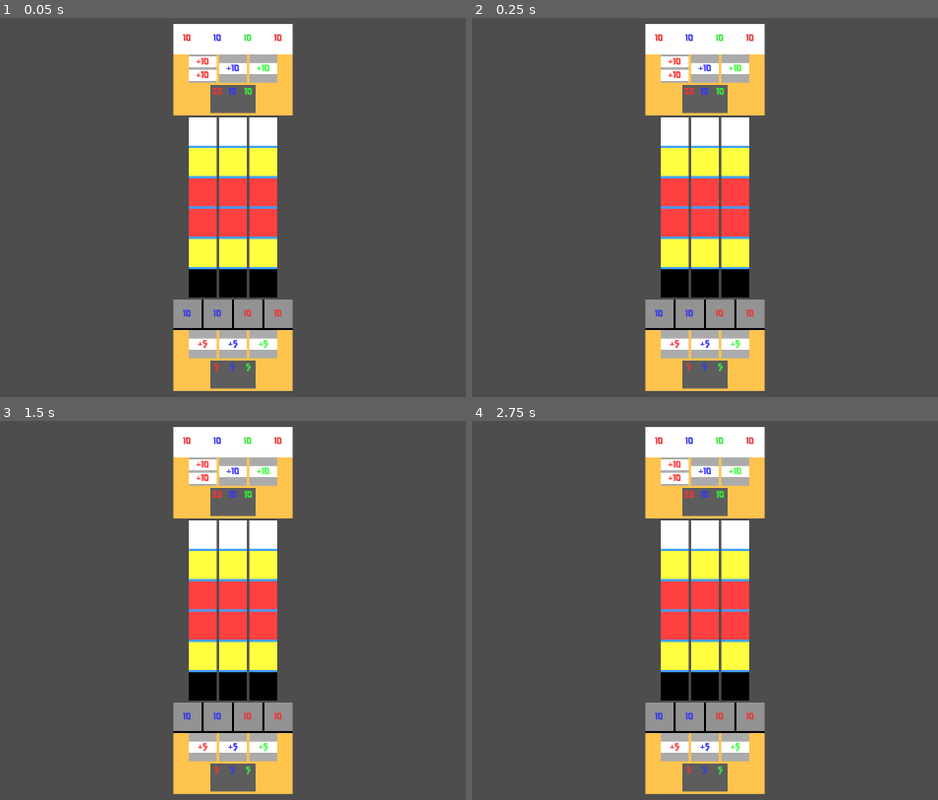
Above: before the commit, frames 1-4 (two rows, left to right).
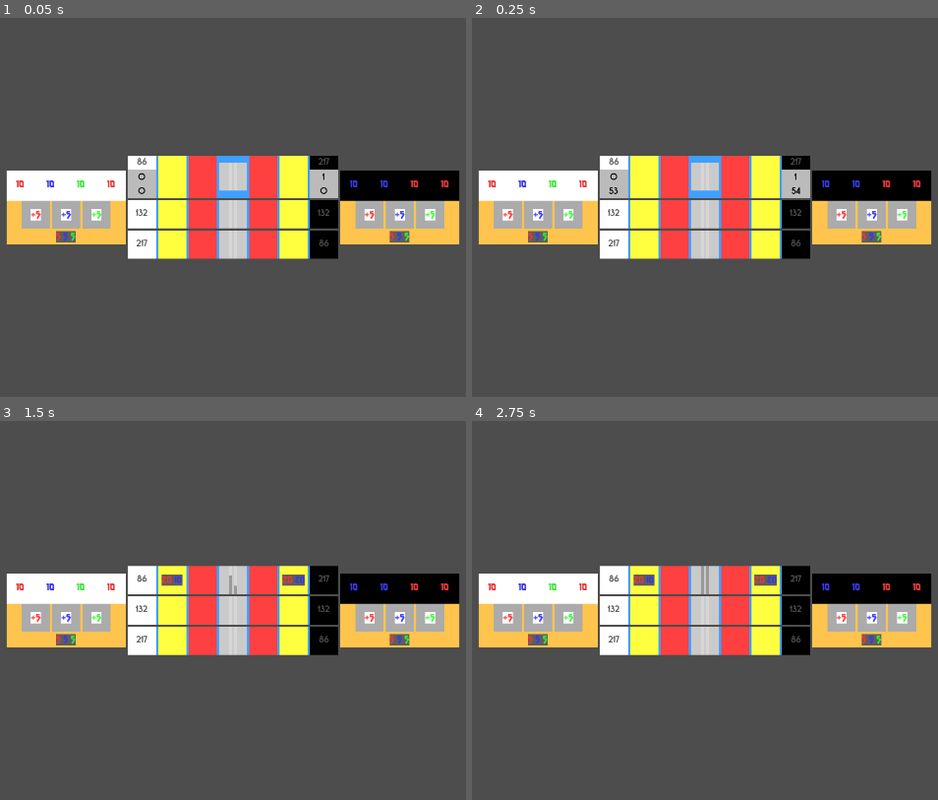
Above: after the commit, the same moments.

Repository: Pe3Hu/kura
Game: Godot game, scene res://scene/0/game.tscn
Two runs of this game, one before a commit and one after it. Both use one fixed random seed, a clock stepped at 60 frames per second and the inputs below.
Inputs:
- Up to frame 1 (0.05 s): no input
- Up to frame 2 (0.25 s): no input
- Up to frame 3 (1.5 s): tap Enter at 0.5 s; tap Space at 0.77 s
- Up to frame 4 (2.75 s): tap Space at 1.52, 2 s

The runs differ from the first frame. In frame 1, 35% of the frame differs, in the area x 1-99%, y 1-99%; in frame 2, 35%; in frame 3, 34%; in frame 4, 34%.

Commit message:
update version 0.0031
1. Rope, Influence, Travaler scenes added
2. Travaler move func added
2. Servant subdue func added

Diff:
--- a/scene/0/game.gd
+++ b/scene/0/game.gd
@@ -9,7 +9,9 @@
 	Global.node.arena = Global.scene.arena.instantiate()
 	Global.node.game.get_node("Layer0").add_child(Global.node.arena)
 
-	Global.node.arena.altars.front().select_cards()
+	for altar in Global.node.arena.altars:
+		altar.select_cards()
+		altar.create_servant()
 	pass
 
 
--- a/scene/2/altar.gd
+++ b/scene/2/altar.gd
@@ -13,6 +13,29 @@
 	for card in library.present.get_children():
 		forge.use_card(card)
 
+
+func create_servant() -> void:
+	var servant = forge.prototype.get_copy()
+	servant.altar = self
+	servant.purpose = "obedience"
+	servant.index = Global.num.index.servant
+	Global.num.index.servant += 1
+	var traveler = Global.scene.traveler.instantiate()
+	var path = choose_path()
+	path.travelers.add_child(traveler)
+	traveler.path = path
+	traveler.servant = servant
+	traveler.index.text = str(servant.index)
+	traveler.milestone.text = str(0)
+	forge.set_default_slots()
+
+
+func choose_path() -> MarginContainer:
+	var pillar = arena.pillars.get_child(0)
+	var path = pillar.paths[self]
+	return path
+
+
 func update_color_based_on_lord() -> void:
 	var max_h = 360.0
 	var s = 0
--- a/scene/2/arena.gd
+++ b/scene/2/arena.gd
@@ -1,8 +1,9 @@
 extends MarginContainer
 
 
-@onready var vbox = $VBox
-@onready var pillars = $VBox/Pillars
+@onready var vbox = $HBox
+@onready var pillars = $HBox/Pillars
+@onready var timer = $Timer
 
 var altars = []
 
@@ -10,6 +11,8 @@
 func _ready() -> void:
 	init_pillars()
 	init_altars()
+	set_path_lengths()
+	update_pillars()
 
 
 func init_pillars() -> void:
@@ -57,3 +60,68 @@
 		pillar.set_pillar_side(altar)
 
 	altar.update_color_based_on_lord()
+
+
+func set_path_lengths() -> void:
+	var arrangement = "one off center"
+	var a = 100
+	var h = a * sqrt(3) / 2
+	var centers = {}
+
+	for _i in pillars.get_child_count():
+		var pillar = pillars.get_child(_i)
+		var x = a * (_i - pillars.get_child_count() / 2)
+		var dot = Vector2(x, 0)
+
+		for _j in altars.size():
+			var altar = altars[_j]
+			var center = Vector2(0, h)
+
+			if _j == 0:
+				center *= -1
+
+			match arrangement:
+				"one off center":
+					if _j == 0:
+						center.x -= a
+					else:
+						center.x += a
+
+			var path = pillar.paths[altar]
+			var length = floor(dot.distance_to(center))
+			path.length.text = str(length)
+
+
+func update_pillars() -> void:
+	for pillar in pillars.get_children():
+		match pillar.type:
+			"tug of war":
+				pillar.add_rope()
+
+
+func _at_end_of_round() -> void:
+	move_travelers()
+	promote_obedience()
+	promote_dominance()
+
+
+func move_travelers() -> void:
+	for pillar in pillars.get_children():
+		for altar in pillar.paths:
+			var path = pillar.paths[altar]
+
+			for _i in range(path.travelers.get_child_count()-1, -1, -1):
+				var traveler = path.travelers.get_child(_i)
+				traveler.move()
+
+
+func promote_obedience() -> void:
+	for pillar in pillars.get_children():
+		if pillar.rope != null:
+			for altar in pillar.obediences:
+				for servant in pillar.obediences[altar].servants.get_children():
+					servant.subdue()
+
+
+func promote_dominance() -> void:
+	pass
--- a/scene/2/arena.tscn
+++ b/scene/2/arena.tscn
@@ -22,10 +22,16 @@
 layout_mode = 2
 color = Color(1, 0.278431, 0.278431, 1)
 
-[node name="VBox" type="VBoxContainer" parent="."]
+[node name="HBox" type="HBoxContainer" parent="."]
 layout_mode = 2
 alignment = 1
 
-[node name="Pillars" type="HBoxContainer" parent="VBox"]
+[node name="Pillars" type="VBoxContainer" parent="HBox"]
 layout_mode = 2
 alignment = 1
+
+[node name="Timer" type="Timer" parent="."]
+wait_time = 0.2
+autostart = true
+
+[connection signal="timeout" from="Timer" to="." method="_at_end_of_round"]
--- /dev/null
+++ b/scene/2/influence.gd
@@ -0,0 +1,14 @@
+extends MarginContainer
+
+
+@onready var progress = $ProgressBar
+
+var altar = null
+var pillar = null
+
+
+func add_influence(value_: int) -> void:
+	progress.value += value_
+
+	if progress.value > progress.max_value:
+		progress.value = progress.max_value
--- /dev/null
+++ b/scene/2/influence.tscn
@@ -0,0 +1,35 @@
+[gd_scene load_steps=4 format=3 uid="uid://dneyfaddlwp24"]
+
+[ext_resource type="Script" path="res://scene/2/influence.gd" id="1_ar301"]
+
+[sub_resource type="StyleBoxFlat" id="StyleBoxFlat_xn015"]
+bg_color = Color(0.839216, 0.839216, 0.839216, 1)
+
+[sub_resource type="StyleBoxFlat" id="StyleBoxFlat_dur1o"]
+
+[node name="Influence" type="MarginContainer"]
+custom_minimum_size = Vector2(5, 5)
+anchors_preset = 8
+anchor_left = 0.5
+anchor_top = 0.5
+anchor_right = 0.5
+anchor_bottom = 0.5
+offset_left = -25.0
+offset_top = -25.0
+offset_right = 25.0
+offset_bottom = 25.0
+grow_horizontal = 2
+grow_vertical = 2
+script = ExtResource("1_ar301")
+
+[node name="BG" type="ColorRect" parent="."]
+layout_mode = 2
+
+[node name="ProgressBar" type="ProgressBar" parent="."]
+layout_mode = 2
+size_flags_vertical = 1
+theme_override_styles/background = SubResource("StyleBoxFlat_xn015")
+theme_override_styles/fill = SubResource("StyleBoxFlat_dur1o")
+step = 1.0
+fill_mode = 3
+show_percentage = false
--- a/scene/2/path.gd
+++ b/scene/2/path.gd
@@ -2,6 +2,8 @@
 
 
 @onready var bg = $BG
+@onready var length = $VBox/Length
+@onready var travelers = $VBox/Travelers
 
 
 var pillar = null
--- a/scene/2/path.tscn
+++ b/scene/2/path.tscn
@@ -1,6 +1,7 @@
-[gd_scene load_steps=2 format=3 uid="uid://b3y3h1ckaeklt"]
+[gd_scene load_steps=3 format=3 uid="uid://b3y3h1ckaeklt"]
 
 [ext_resource type="Script" path="res://scene/2/path.gd" id="1_7p7fs"]
+[ext_resource type="FontFile" uid="uid://beh7inkt4rf38" path="res://asset/font/rimouski sb.otf" id="2_cvpsf"]
 
 [node name="Path" type="MarginContainer"]
 custom_minimum_size = Vector2(50, 50)
@@ -20,3 +21,18 @@
 [node name="BG" type="ColorRect" parent="."]
 layout_mode = 2
 color = Color(0.643137, 0.643137, 0.643137, 1)
+
+[node name="VBox" type="VBoxContainer" parent="."]
+layout_mode = 2
+alignment = 1
+
+[node name="Length" type="Label" parent="VBox"]
+layout_mode = 2
+theme_override_colors/font_color = Color(0.32549, 0.32549, 0.32549, 1)
+theme_override_fonts/font = ExtResource("2_cvpsf")
+horizontal_alignment = 1
+vertical_alignment = 1
+
+[node name="Travelers" type="VBoxContainer" parent="VBox"]
+layout_mode = 2
+alignment = 1
--- a/scene/2/pillar.gd
+++ b/scene/2/pillar.gd
@@ -1,13 +1,16 @@
 extends MarginContainer
 
 
-@onready var vbox = $VBox
+@onready var vbox = $HBox
 @onready var bg = $BG
-@onready var squads = $VBox/Squads
+@onready var squads = $HBox/Squads
 
 var paths = {}
+var obediences = {}
+var dominances = {}
 var type = null
 var arena = null
+var rope = null
 var altars = []
 
 
@@ -19,7 +22,7 @@
 	altars.append(altar_)
 	add_path(altar_)
 
-	if altars.size() == 2:
+	if altars.size() == 1:
 		add_squad(altar_, "obedience")
 		add_squad(altar_, "dominance")
 	else:
@@ -36,13 +39,43 @@
 	path.update_color_based_on_altar()
 
 
-func add_squad(altar_: MarginContainer, type_: String) -> void:
+func add_squad(altar_: MarginContainer, purpose_: String) -> void:
 	var squad = Global.scene.squad.instantiate()
 	squads.add_child(squad)
 	squad.pillar = self
-	squad.type = type_
+	squad.purpose = purpose_
 	squad.altar = altar_
+	get(purpose_+"s")[altar_] = squad
 	squad.update_color_based_on_type()
+
+
+func traveler_arrival(traveler_: MarginContainer) -> void:
+	traveler_.servant.squad = get_squad_for_servant(traveler_.servant)
+	traveler_.servant.squad.servants.add_child(traveler_.servant)
+	traveler_.servant.aspects.get_node("velocity").visible = false
+	traveler_.get_parent().remove_child(self)
+	traveler_.queue_free()
+
+
+func get_squad_for_servant(servant_: MarginContainer) -> Variant:
+	for squad in squads.get_children():
+		if squad.get("purpose") != null and squad.get("altar") != null:
+			if squad.purpose == servant_.purpose and squad.altar == servant_.altar:
+				return squad
+
+	return null
+
+
+func add_rope() -> void:
+	rope = Global.scene.rope.instantiate()
+	squads.add_child(rope)
+	squads.move_child(rope, 2)
+
+	for altar in altars:
+		var influence = Global.scene.influence.instantiate()
+		rope.influences.add_child(influence)
+		influence.altar = altar
+		influence.pillar = self
 
 
 func update_color_based_on_type() -> void:
--- a/scene/2/pillar.tscn
+++ b/scene/2/pillar.tscn
@@ -16,10 +16,10 @@
 [node name="BG" type="ColorRect" parent="."]
 layout_mode = 2
 
-[node name="VBox" type="VBoxContainer" parent="."]
+[node name="HBox" type="HBoxContainer" parent="."]
 layout_mode = 2
 alignment = 1
 
-[node name="Squads" type="VBoxContainer" parent="VBox"]
+[node name="Squads" type="HBoxContainer" parent="HBox"]
 layout_mode = 2
 alignment = 1
--- /dev/null
+++ b/scene/2/rope.gd
@@ -0,0 +1,11 @@
+extends MarginContainer
+
+
+@onready var influences = $Influences
+
+
+func add_influence(altar_: MarginContainer, value_: int) -> void:
+	for influence in influences.get_children():
+		if influence.altar == altar_:
+			influence.add_influence(value_)
+			return
--- /dev/null
+++ b/scene/2/rope.tscn
@@ -0,0 +1,28 @@
+[gd_scene load_steps=2 format=3 uid="uid://t0af1t1i1nju"]
+
+[ext_resource type="Script" path="res://scene/2/rope.gd" id="1_lfr0c"]
+
+[node name="Rope" type="MarginContainer"]
+custom_minimum_size = Vector2(50, 50)
+anchors_preset = 8
+anchor_left = 0.5
+anchor_top = 0.5
+anchor_right = 0.5
+anchor_bottom = 0.5
+offset_left = -25.0
+offset_top = -25.0
+offset_right = 25.0
+offset_bottom = 25.0
+grow_horizontal = 2
+grow_vertical = 2
+size_flags_horizontal = 4
+size_flags_vertical = 4
+script = ExtResource("1_lfr0c")
+
+[node name="BG" type="ColorRect" parent="."]
+layout_mode = 2
+color = Color(0.792157, 0.792157, 0.792157, 1)
+
+[node name="Influences" type="HBoxContainer" parent="."]
+layout_mode = 2
+alignment = 1
--- a/scene/3/forge.gd
+++ b/scene/3/forge.gd
@@ -13,6 +13,8 @@
 
 
 func set_default_slots() -> void:
+	prototype.reset()
+
 	for slot in slots.get_children():
 		slot.set_default()
 
--- a/scene/3/servant.gd
+++ b/scene/3/servant.gd
@@ -2,3 +2,39 @@
 
 
 @onready var aspects = $VBox/HBox/Aspects
+
+var index = null
+var altar = null
+var purpose = null
+var squad = null
+
+
+func reset() -> void:
+	for aspect in aspects.get_children():
+		aspect.reset()
+
+
+func get_copy() -> MarginContainer:
+	var servant = self.duplicate()
+	servant.aspects = Global.scene.aspects.instantiate()
+
+	for _i in aspects.get_child_count():
+		servant.aspects.get_child(_i).label = servant.aspects.get_child(_i).get_node("Label")
+		servant.aspects.get_child(_i).reset()
+		servant.aspects.get_child(_i).add_value(int(get_aspect_value(servant.aspects.get_child(_i).name)))
+		#print([servant.aspects.get_child(_i).value, servant.aspects.get_child(_i).label.text])
+
+	return servant
+
+
+func get_aspect_value(aspect_: String) -> Variant:
+	var aspect = aspects.get_node(aspect_)
+	#print([aspect.value, aspect.label.text])
+	return int(aspect.label.text)
+
+
+func subdue() -> void:
+	var max = get_aspect_value("power")
+	Global.rng.randomize()
+	var value = Global.rng.randi_range(0, max)
+	squad.pillar.rope.add_influence(altar, value)
--- a/scene/3/servant.tscn
+++ b/scene/3/servant.tscn
@@ -4,7 +4,7 @@
 [ext_resource type="PackedScene" uid="uid://gjrm2qndq7xo" path="res://scene/4/aspects.tscn" id="1_g0fj4"]
 
 [node name="Servant" type="MarginContainer"]
-custom_minimum_size = Vector2(50, 50)
+custom_minimum_size = Vector2(5, 5)
 anchors_preset = 8
 anchor_left = 0.5
 anchor_top = 0.5
@@ -26,9 +26,11 @@
 
 [node name="VBox" type="VBoxContainer" parent="."]
 layout_mode = 2
+alignment = 1
 
 [node name="HBox" type="HBoxContainer" parent="VBox"]
 layout_mode = 2
+alignment = 1
 
 [node name="Aspects" parent="VBox/HBox" instance=ExtResource("1_g0fj4")]
 layout_mode = 2
--- a/scene/3/slot.gd
+++ b/scene/3/slot.gd
@@ -29,8 +29,7 @@
 			value *= 1
 
 	var aspect = prototype.aspects.get_node(protocol_.aspect)
-	aspect.value += value
-	aspect.update_label_value()
+	aspect.add_value(value)
 
 
 func remove_default() -> void:
@@ -40,6 +39,5 @@
 		if protocol.default:
 			protocols.remove_child(protocol)
 			protocol.queue_free()
-
 			var aspect = prototype.aspects.get_node(protocol.aspect)
-			aspect.value = 0
+			aspect.reset()
--- a/scene/3/squad.gd
+++ b/scene/3/squad.gd
@@ -2,10 +2,11 @@
 
 
 @onready var bg = $BG
+@onready var servants = $Servants
 
 var pillar = null
 var altar = null
-var type = null
+var purpose = null
 
 
 func update_color_based_on_type() -> void:
@@ -14,11 +15,11 @@
 	var v = 1
 	var h = 0
 
-	match type:
+	match purpose:
 		"obedience":
+			h = 60 / max_h
+		"dominance":
 			h = 0 / max_h
-		"dominance":
-			h = 60 / max_h
 
 	var color_ = Color.from_hsv(h, s, v)
 	bg.set_color(color_)
--- a/scene/3/squad.tscn
+++ b/scene/3/squad.tscn
@@ -19,3 +19,7 @@
 
 [node name="BG" type="ColorRect" parent="."]
 layout_mode = 2
+
+[node name="Servants" type="VBoxContainer" parent="."]
+layout_mode = 2
+alignment = 1
--- /dev/null
+++ b/scene/3/traveler.gd
@@ -0,0 +1,20 @@
+extends MarginContainer
+
+
+@onready var index = $VBox/Index
+@onready var milestone = $VBox/Milestone
+
+var path = null
+var servant = null
+
+
+func move() -> void:
+	var max = servant.get_aspect_value("velocity")
+	Global.rng.randomize()
+	var step = Global.rng.randi_range(0, max)
+	var length = int(milestone.text) + step + 50
+
+	if length >= int(path.length.text):
+		path.pillar.traveler_arrival(self)
+	else:
+		milestone.text = str(length)
--- /dev/null
+++ b/scene/3/traveler.tscn
@@ -0,0 +1,41 @@
+[gd_scene load_steps=3 format=3 uid="uid://14m7eajv5lb8"]
+
+[ext_resource type="Script" path="res://scene/3/traveler.gd" id="1_u6kex"]
+[ext_resource type="FontFile" uid="uid://beh7inkt4rf38" path="res://asset/font/rimouski sb.otf" id="2_r2x4m"]
+
+[node name="Traveler" type="MarginContainer"]
+custom_minimum_size = Vector2(50, 50)
+anchors_preset = 8
+anchor_left = 0.5
+anchor_top = 0.5
+anchor_right = 0.5
+anchor_bottom = 0.5
+offset_left = -25.0
+offset_top = -25.0
+offset_right = 25.0
+offset_bottom = 25.0
+grow_horizontal = 2
+grow_vertical = 2
+script = ExtResource("1_u6kex")
+
+[node name="BG" type="ColorRect" parent="."]
+layout_mode = 2
+color = Color(0.733333, 0.733333, 0.733333, 1)
+
+[node name="VBox" type="VBoxContainer" parent="."]
+layout_mode = 2
+alignment = 1
+
+[node name="Index" type="Label" parent="VBox"]
+layout_mode = 2
+theme_override_colors/font_color = Color(0, 0, 0, 1)
+theme_override_fonts/font = ExtResource("2_r2x4m")
+horizontal_alignment = 1
+vertical_alignment = 1
+
+[node name="Milestone" type="Label" parent="VBox"]
+layout_mode = 2
+theme_override_colors/font_color = Color(0, 0, 0, 1)
+theme_override_fonts/font = ExtResource("2_r2x4m")
+horizontal_alignment = 1
+vertical_alignment = 1
--- a/scene/4/aspect.gd
+++ b/scene/4/aspect.gd
@@ -3,7 +3,6 @@
 
 @onready var label = $Label
 
-var value = 0
 var card = null
 
 
@@ -25,7 +24,8 @@
 	label.set("theme_override_colors/font_color", color_)
 
 
-func update_label_value() -> void:
+func add_value(value_: int) -> void:
+	var value = int(label.text) + value_
 	label.text = ""
 
 	if value < 0:
@@ -37,3 +37,7 @@
 		visible = true
 	else:
 		visible = false
+
+
+func reset() -> void:
+	label.text = "0"
--- a/scene/4/aspect.tscn
+++ b/scene/4/aspect.tscn
@@ -5,7 +5,7 @@
 
 [node name="Aspect" type="MarginContainer"]
 visible = false
-custom_minimum_size = Vector2(24, 24)
+custom_minimum_size = Vector2(5, 5)
 anchors_preset = 8
 anchor_left = 0.5
 anchor_top = 0.5
--- a/scene/4/card.gd
+++ b/scene/4/card.gd
@@ -18,5 +18,5 @@
 			value *= 1
 
 	var aspect = aspects.get_node(protocol_.aspect)
-	aspect.value += value
-	aspect.update_label_value()
+	aspect.add_value(value)
+	#aspect.update_label_value()
--- a/scene/4/protocol.gd
+++ b/scene/4/protocol.gd
@@ -43,7 +43,6 @@
 
 func get_copy() -> MarginContainer:
 	var protocol = Global.scene.protocol.instantiate()
-
 	var props = get_script().get_script_property_list()
 
 	for prop in props:
--- a/scene/4/protocol.tscn
+++ b/scene/4/protocol.tscn
@@ -16,6 +16,8 @@
 offset_bottom = 25.0
 grow_horizontal = 2
 grow_vertical = 2
+size_flags_horizontal = 4
+size_flags_vertical = 4
 script = ExtResource("1_b0d4w")
 
 [node name="BG" type="ColorRect" parent="."]
--- a/script/Global.gd
+++ b/script/Global.gd
@@ -28,6 +28,7 @@
 
 func init_num() -> void:
 	num.index = {}
+	num.index.servant = 0
 
 	num.ring = {}
 	num.ring.r = 32
@@ -115,10 +116,13 @@
 	scene.altar = load("res://scene/2/altar.tscn")
 	scene.pillar = load("res://scene/2/pillar.tscn")
 	scene.path = load("res://scene/2/path.tscn")
+	scene.rope = load("res://scene/2/rope.tscn")
+	scene.influence = load("res://scene/2/influence.tscn")
 	scene.forge = load("res://scene/3/forge.tscn")
+	scene.slot = load("res://scene/3/slot.tscn")
 	scene.squad = load("res://scene/3/squad.tscn")
+	scene.traveler = load("res://scene/3/traveler.tscn")
 	scene.servant = load("res://scene/3/servant.tscn")
-	scene.slot = load("res://scene/3/slot.tscn")
 	scene.library = load("res://scene/4/library.tscn")
 	scene.card = load("res://scene/4/card.tscn")
 	scene.protocol = load("res://scene/4/protocol.tscn")
@@ -157,7 +161,6 @@
 	return json_object.get_data()
 
 
-
 func get_random_key(dict_: Dictionary):
 	if dict_.keys().size() == 0:
 		print("!bug! empty array in get_random_key func")
